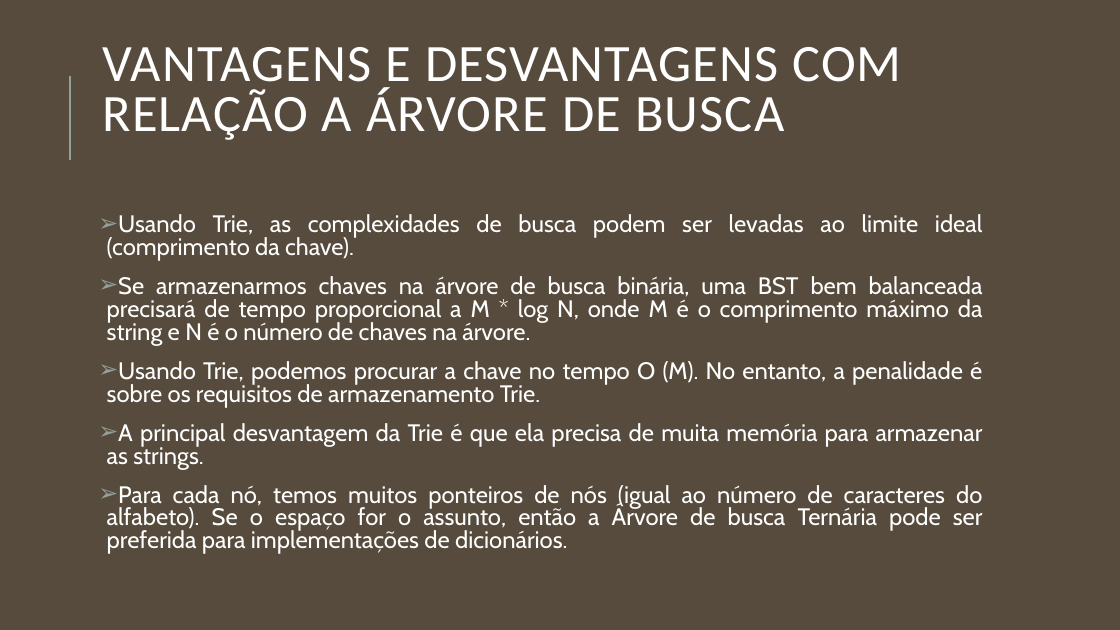
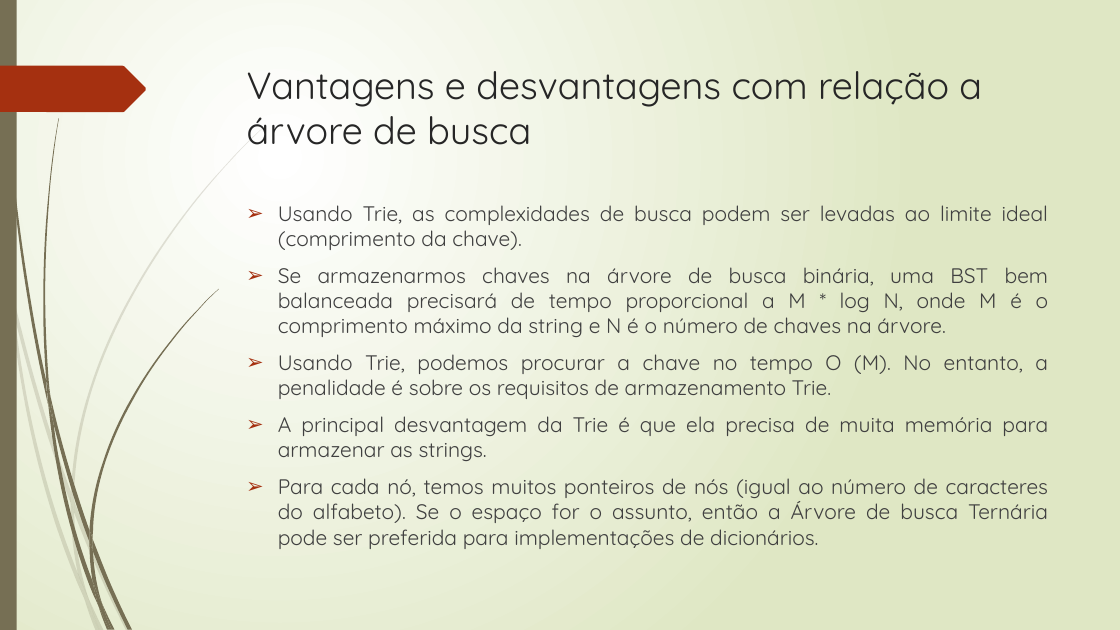
Before and after one commit to CryptoHBP/Trie, a slide deck: slide 5 of TRIE.pptm. Drawn at 1120x630 pixels with LibreOffice and Linux fonts; fonts in the diff are those of the drawing. Boxes give left, top, right and bottom in pixels: in the first picture for what was removed or moved away, otherwise in the second. Text is boxed around its words. In the diff, an @@ line names an element or a change of style, - is before the commit and + after.

```diff
--- a/TRIE.pptm
+++ b/TRIE.pptm
@@ background #564B3C to gradient #FFFFFF to #DFE8C4 @@
@@ rectangle added at <box>0,0,17,630</box>, fill #766F54 @@
@@ title "Vantagens e desvantagens com relação ..." at <box>247,71,982,145</box>: vertical alignment middle to top @@
@@ freeform shape added at <box>0,66,146,112</box>, fill #A53010 @@
@@ line removed from (70, 160) to (70, 76) @@
@@ title at <box>247,71,982,145</box>: text changed; size 45 to 32.4 pt; font Calibri to Quicksand; text colour #FFFFFF to #262626 @@
-VANTAGENS E DESVANTAGENS COM RELAÇÃO A ÁRVORE DE BUSCA
+Vantagens e desvantagens com relação a árvore de busca
@@ text "Usando Trie, as complexidades de ...": place and size @@
-text "Usando Trie, as complexidades de ..." at <box>107,214,983,554</box>
+text "Usando Trie, as complexidades de ..." at <box>278,205,1048,549</box>
@@ text "Usando Trie, as complexidades de ..." at <box>278,205,1048,549</box>: size 20.4 to 18 pt, font Cabin to Quicksand, text colour #FFFFFF to #404040; indent changed; line spacing 0.8 to 1; less space between paragraphs; bullet colour #93A299 to #A53010 @@
@@ group added at <box>0,129,262,630</box>: 10 freeform shapes @@
@@ group added at <box>3,0,218,630</box>: 12 freeform shapes @@
```
Also in this commit, not shown: 8 other slides changed, 4 slides removed, 1 other file.
